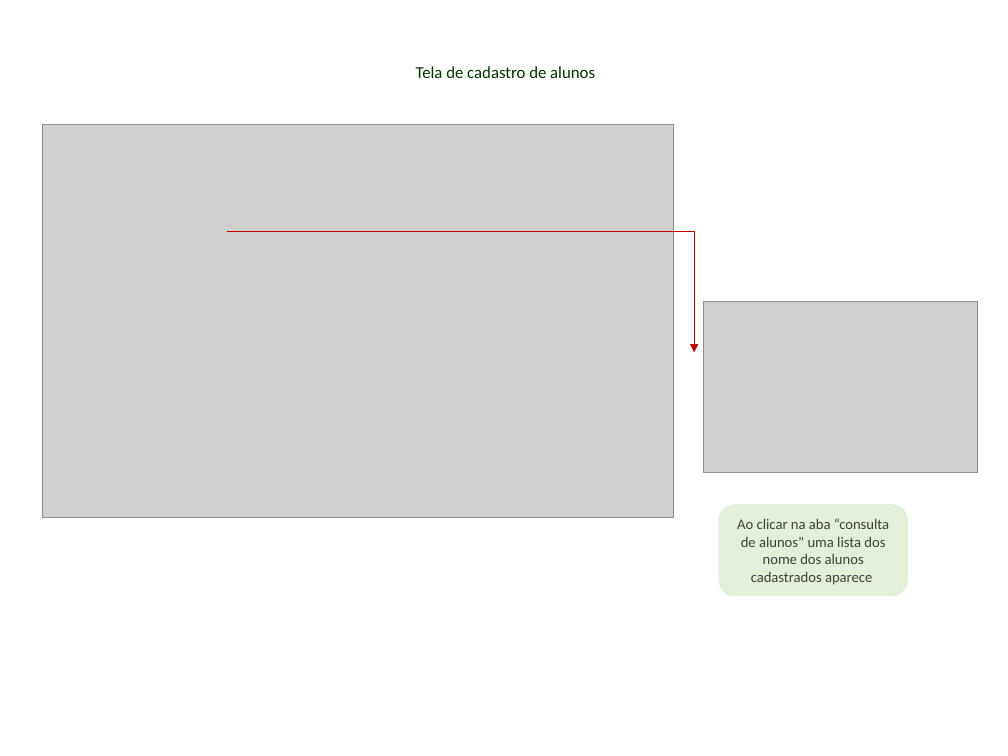
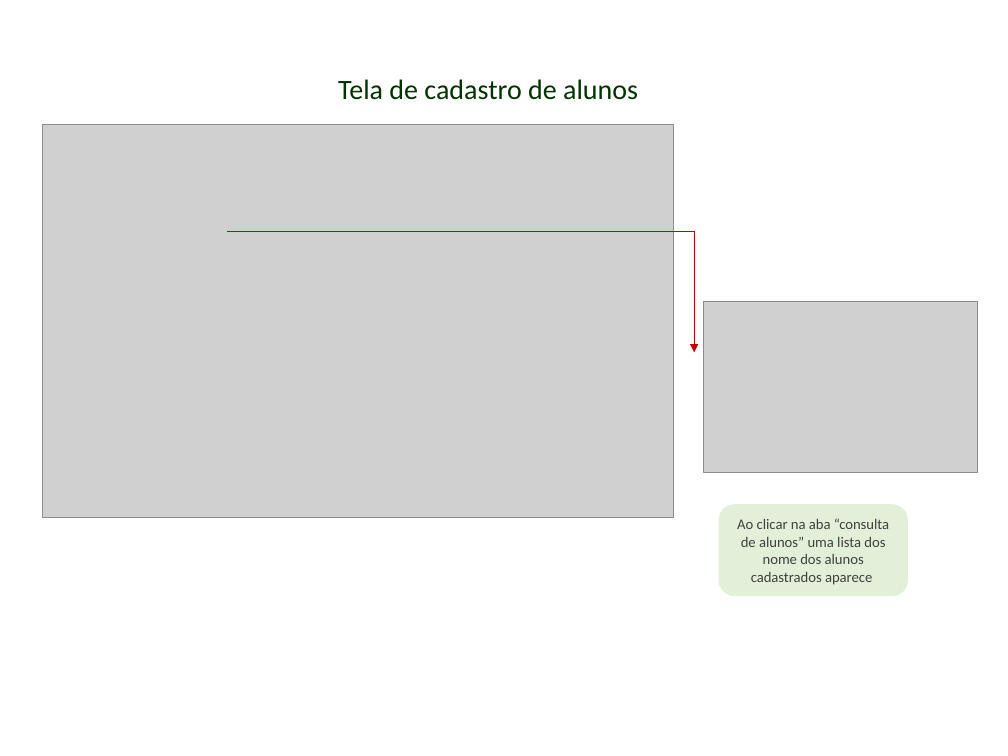
Before and after one commit to Alexandresl/trabalho-java, a slide deck: slide 18 of manual java.odp. Drawn at 1008x756 pixels with LibreOffice and Linux fonts; fonts in the diff are those of the drawing; grey boxes stand for pictures; background and template pictures are left out. Boxes give left, top, right and bottom in pixels: in the first picture for what was removed or moved away, otherwise in the second. Text is boxed around its words. In the diff, an @@ line names an element or a change of style, - is before the commit and + after.

```diff
--- a/manual java.odp
+++ b/manual java.odp
@@ free "Tela de cadastro de alunos": place and size @@
-free "Tela de cadastro de alunos" at box(406, 56, 607, 87)
+free "Tela de cadastro de alunos" at box(329, 67, 649, 110)
@@ free "Tela de cadastro de alunos" at box(329, 67, 649, 110): size 12 to 20 pt @@
```
Also in this commit, not shown: 9 other slides changed, 2 slides added, 14 other files.
